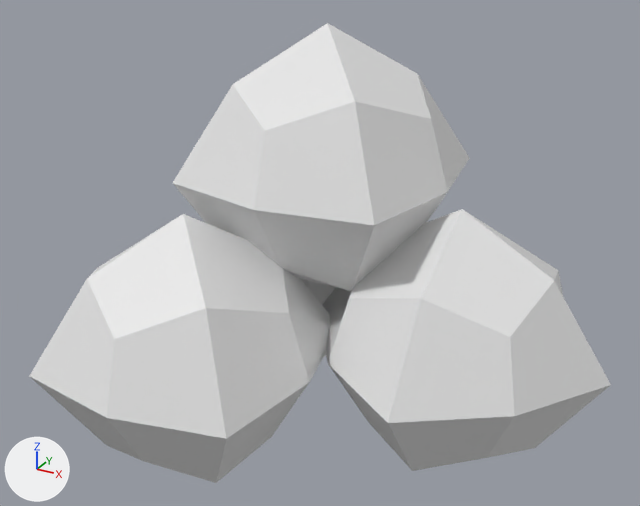
One commit to the FBX model Assets/3D/Rocks.fbx: the scene before it, then after it.
Rendered twice from a 50 mm camera at (0.861, -1.597, 1.16) aimed at (0.018, -0.064, 0.393). Lighting does not change. The marker at lower left points along +X, +Y and +Z. Where no turn or scale is listed for an object, it has been applied to the vertices.
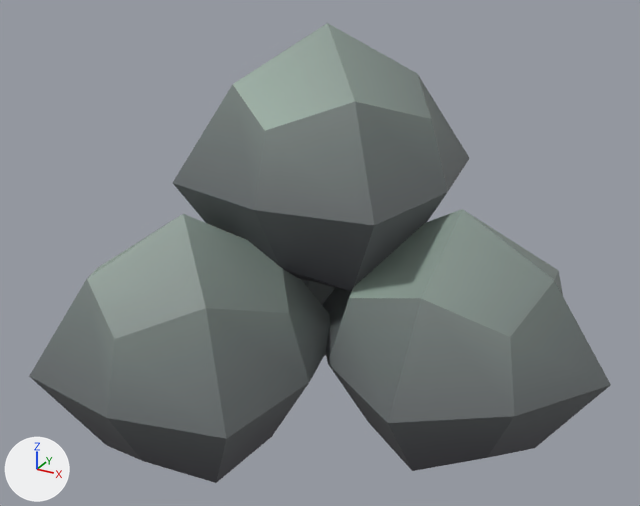
The newer file is also rescaled (x0.763) as a whole; pictures and numbers use the older file's frame.

Patch to the scene script:
```diff
--- a/Assets/3D/Rocks.fbx.py
+++ b/Assets/3D/Rocks.fbx.py
@@ img_lazytexture_png @@
+img_lazytexture_png = load_image('LazyTexture.png', '../Textures/LazyTexture.png', 64, 64, 'sRGB')
@@ mat_all @@
+mat_all = principled_material('All')
+mat_all.texture = img_lazytexture_png
@@ me_cube_003 @@
 me_cube_003.from_pydata(...)  # 26 vertices, 24 faces; spans x -0.278..0.278, y -0.278..0.278, z -0.242..0.309
 # used by ob_cube_002; location = (-0.161, -0.297, 0.221)
+# me_cube_003 part 2: texture (UV) coordinates of 24 of 24 faces, centred in x -0.224..0.224, y -0.224..0.224, z -0.198..0.211, changed; they spanned u 0.12..0.88, v 0.0..1.0 and now span u 0.58..0.66, v 0.03..0.98
+me_cube_003.materials.append(mat_all)  # picture img_lazytexture_png
@@ me_cube_005 @@
 me_cube_005.from_pydata(...)  # 26 vertices, 24 faces; spans x -0.329..0.329, y -0.329..0.329, z -0.242..0.309
 # used by ob_cube_004; location = (0.313, -0.013, 0.223)
+# me_cube_005 part 1: texture (UV) coordinates of 24 of 24 faces, centred in x -0.222..0.222, y -0.222..0.222, z -0.198..0.211, changed; they spanned u 0.12..0.88, v 0.0..1.0 and now span u 0.58..0.66, v 0.03..0.98
+me_cube_005.materials.append(mat_all)  # picture img_lazytexture_png
@@ me_cube_004 @@
 me_cube_004.from_pydata(...)  # 26 vertices, 24 faces; spans x -0.301..0.301, y -0.301..0.301, z -0.242..0.309
+me_cube_004.materials.append(mat_all)  # picture img_lazytexture_png
@@ me_cube_002 @@
 me_cube_002.from_pydata(...)  # 26 vertices, 24 faces; spans x -0.278..0.278, y -0.278..0.278, z -0.242..0.309
 # used by ob_cube_001; location = (0.0, 0.0, 0.559)
+# me_cube_002 part 3: texture (UV) coordinates of 24 of 24 faces, centred in x -0.223..0.223, y -0.223..0.223, z -0.198..0.211, changed; they spanned u 0.12..0.88, v 0.0..1.0 and now span u 0.58..0.66, v 0.03..0.98
+me_cube_002.materials.append(mat_all)  # picture img_lazytexture_png
```

Changed parts and their boxes (x1, y1, x2, y2) in the pictures (640 x 506 px):
'Cube.002', recoloured, surface changed (white to grey): (29, 214, 330, 483) in both
'Cube.004', recoloured, surface changed (white to grey): (322, 209, 611, 471) in both
'Cube.001', recoloured, surface changed (white to grey): (173, 23, 469, 291) in both
'Cube.003', recoloured (grey to black): (301, 279, 336, 356) in both
